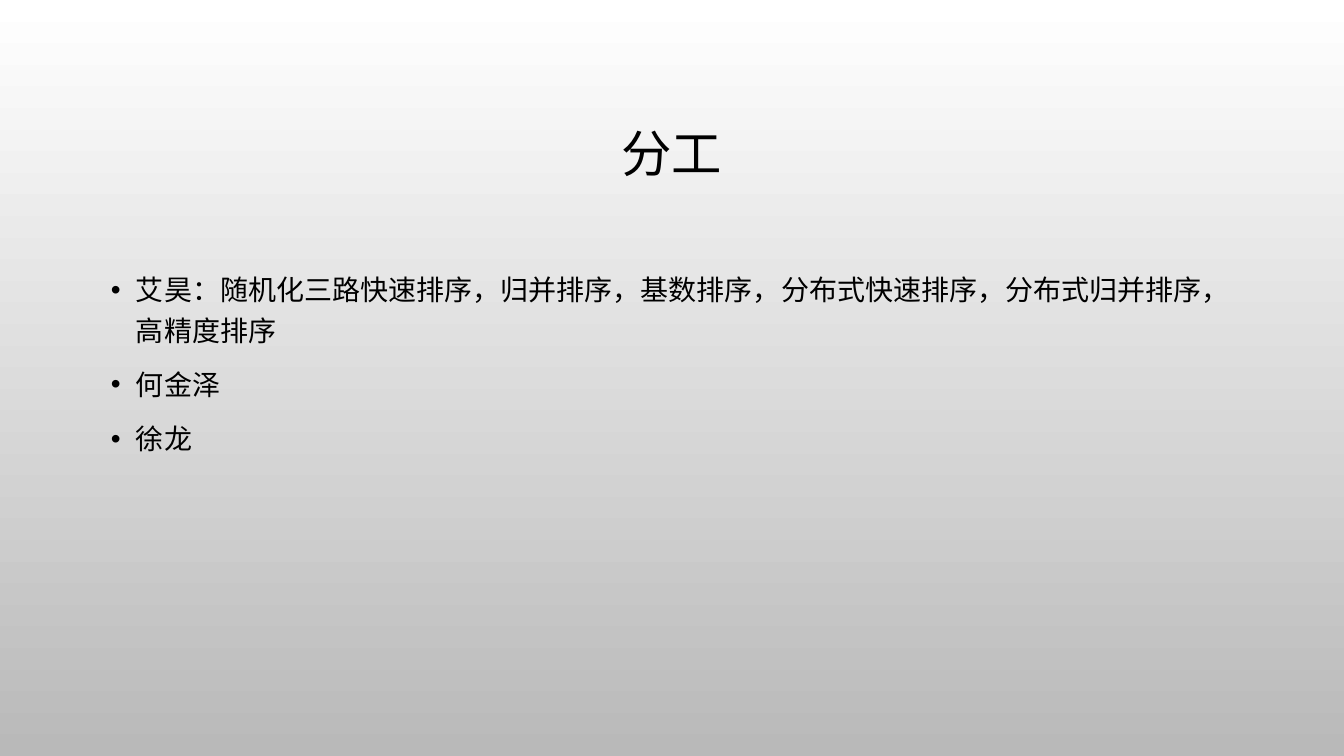
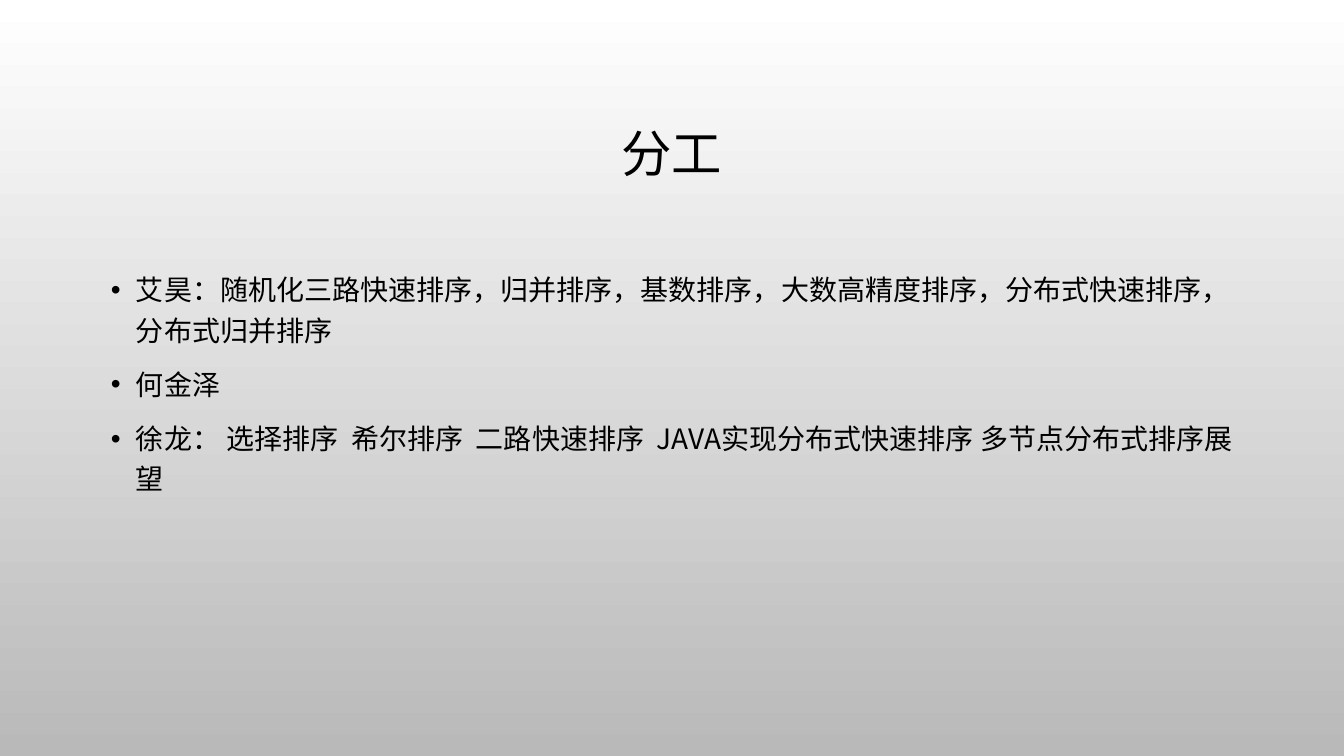
Before and after one commit to AisingioroHao0/BUAA_ProgrammingAndAlgorithms_TermProject, a slide deck: slide 3 of 答辩PPT/排序算法.pptx (slide 2 before the commit). Drawn at 1344x756 pixels with LibreOffice and Linux fonts; fonts in the diff are those of the drawing; background and template pictures are left out. Boxes give left, top, right and bottom in pixels: in the first picture for what was removed or moved away, otherwise in the second. Text is boxed around its words. In the diff, an @@ line names an element or a change of style, - is before the commit and + after.

```diff
--- a/答辩PPT/排序算法.pptx
+++ b/答辩PPT/排序算法.pptx
@@ text at (x1=136, y1=276, x2=1230, y2=344): text changed @@
-• 艾昊：随机化三路快速排序，归并排序，基数排序，分布式快速排序，分布式归并排序，高精度排序
+• 艾昊：随机化三路快速排序，归并排序，基数排序，大数高精度排序，分布式快速排序，分布式归并排序
@@ text at (x1=136, y1=425, x2=1232, y2=491): text changed @@
-• 徐龙
+• 徐龙： 选择排序 希尔排序 二路快速排序 JAVA实现分布式快速排序 多节点分布式排序展望
```
Also in this commit, not shown: 6 other slides changed, 19 slides added, 3 other files.
